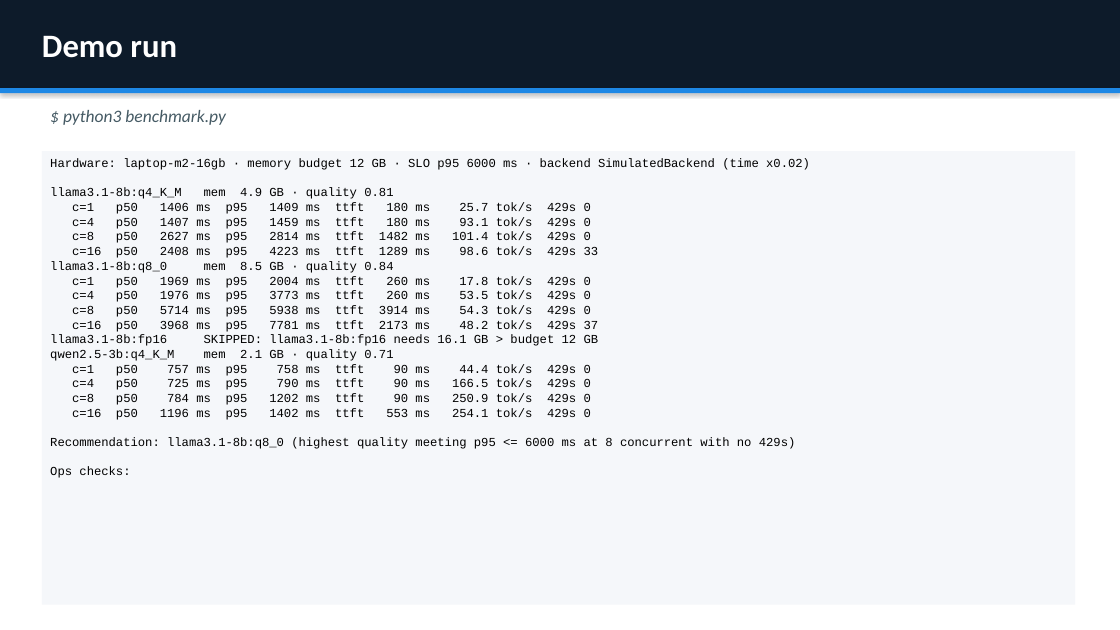
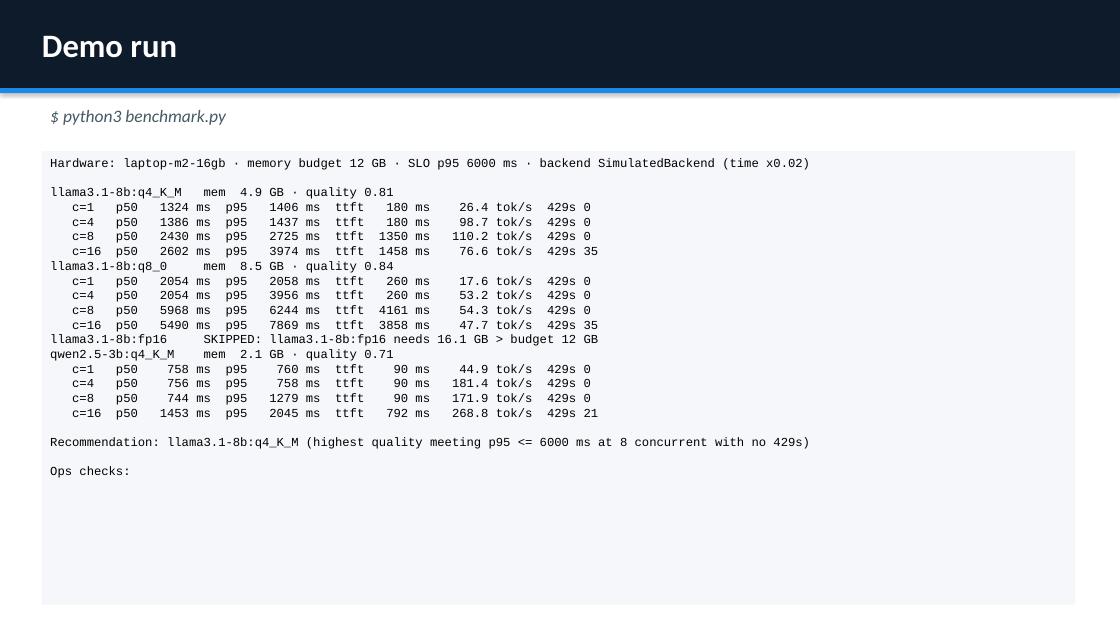
Before and after one commit to divyapasupuleti/ai-engineering-projects, a slide deck: slide 9 of 15-local-llm-deployment-kit/docs/PRESENTATION.pptx. Drawn at 1120x630 pixels with LibreOffice and Linux fonts; fonts in the diff are those of the drawing. Boxes give left, top, right and bottom in pixels: in the first picture for what was removed or moved away, otherwise in the second. Text is boxed around its words. In the diff, an @@ line names an element or a change of style, - is before the commit and + after.

```diff
--- a/15-local-llm-deployment-kit/docs/PRESENTATION.pptx
+++ b/15-local-llm-deployment-kit/docs/PRESENTATION.pptx
@@ text in rectangle at (72,202,599,258): text changed @@
-c=1 p50 1406 ms p95 1409 ms ttft 180 ms 25.7 tok/s 429s 0
-c=4 p50 1407 ms p95 1459 ms ttft 180 ms 93.1 tok/s 429s 0
-c=8 p50 2627 ms p95 2814 ms ttft 1482 ms 101.4 tok/s 429s 0
-c=16 p50 2408 ms p95 4223 ms ttft 1289 ms 98.6 tok/s 429s 33
+c=1 p50 1324 ms p95 1406 ms ttft 180 ms 26.4 tok/s 429s 0
+c=4 p50 1386 ms p95 1437 ms ttft 180 ms 98.7 tok/s 429s 0
+c=8 p50 2430 ms p95 2725 ms ttft 1350 ms 110.2 tok/s 429s 0
+c=16 p50 2602 ms p95 3974 ms ttft 1458 ms 76.6 tok/s 429s 35
@@ text in rectangle at (72,276,599,332): text changed @@
-c=1 p50 1969 ms p95 2004 ms ttft 260 ms 17.8 tok/s 429s 0
-c=4 p50 1976 ms p95 3773 ms ttft 260 ms 53.5 tok/s 429s 0
-c=8 p50 5714 ms p95 5938 ms ttft 3914 ms 54.3 tok/s 429s 0
-c=16 p50 3968 ms p95 7781 ms ttft 2173 ms 48.2 tok/s 429s 37
+c=1 p50 2054 ms p95 2058 ms ttft 260 ms 17.6 tok/s 429s 0
+c=4 p50 2054 ms p95 3956 ms ttft 260 ms 53.2 tok/s 429s 0
+c=8 p50 5968 ms p95 6244 ms ttft 4161 ms 54.3 tok/s 429s 0
+c=16 p50 5490 ms p95 7869 ms ttft 3858 ms 47.7 tok/s 429s 35
@@ text in rectangle at (50,364,810,449): text changed @@
-c=1 p50 757 ms p95 758 ms ttft 90 ms 44.4 tok/s 429s 0
-c=4 p50 725 ms p95 790 ms ttft 90 ms 166.5 tok/s 429s 0
-c=8 p50 784 ms p95 1202 ms ttft 90 ms 250.9 tok/s 429s 0
-c=16 p50 1196 ms p95 1402 ms ttft 553 ms 254.1 tok/s 429s 0
-Recommendation: llama3.1-8b:q8_0 (highest quality meeting p95 <= 6000 ms at 8 concurrent with no 429s)
+c=1 p50 758 ms p95 760 ms ttft 90 ms 44.9 tok/s 429s 0
+c=4 p50 756 ms p95 758 ms ttft 90 ms 181.4 tok/s 429s 0
+c=8 p50 744 ms p95 1279 ms ttft 90 ms 171.9 tok/s 429s 0
+c=16 p50 1453 ms p95 2045 ms ttft 792 ms 268.8 tok/s 429s 21
+Recommendation: llama3.1-8b:q4_K_M (highest quality meeting p95 <= 6000 ms at 8 concurrent with no 429s)
```
Also in this commit, not shown: 4 other slides changed, 14 other files.
